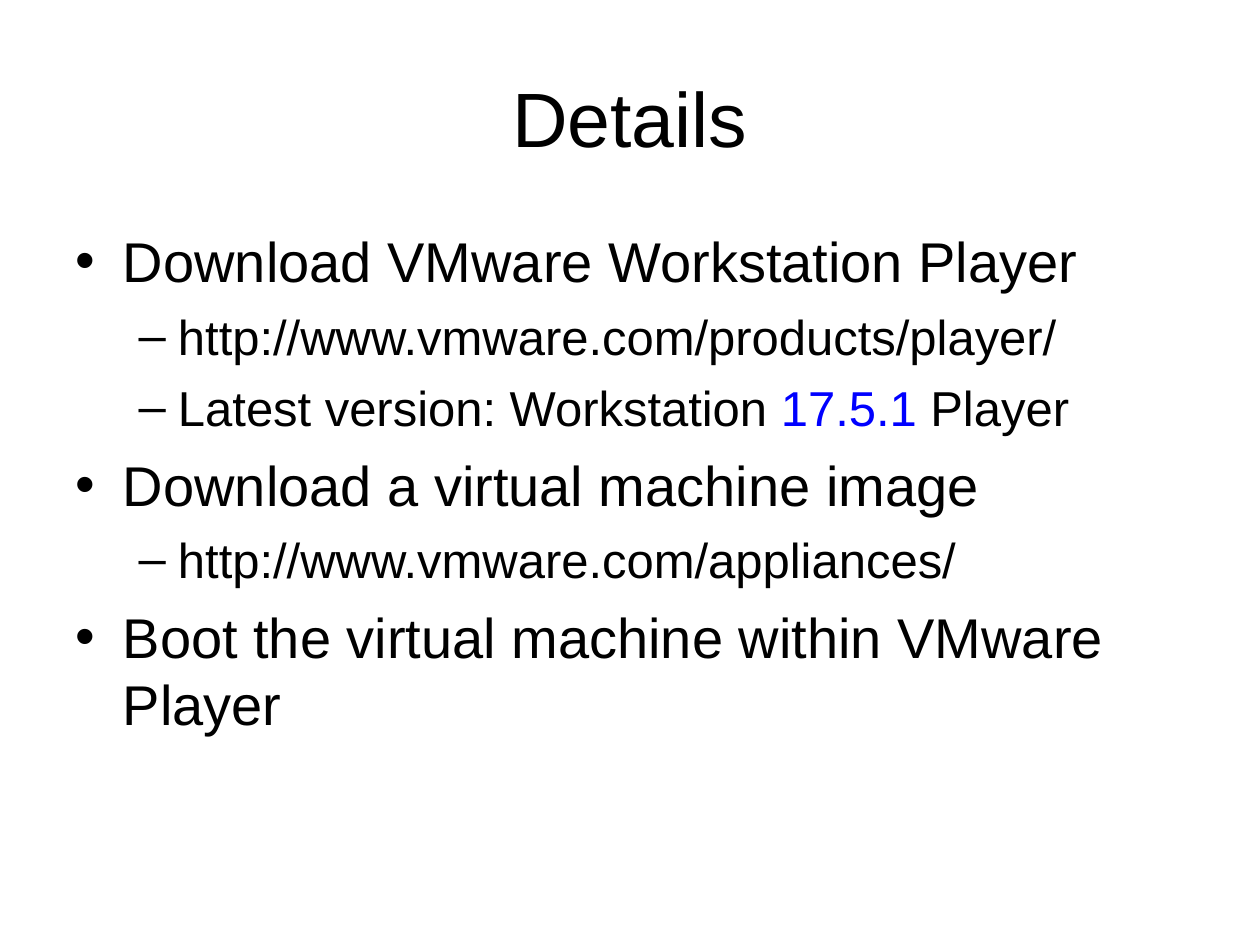
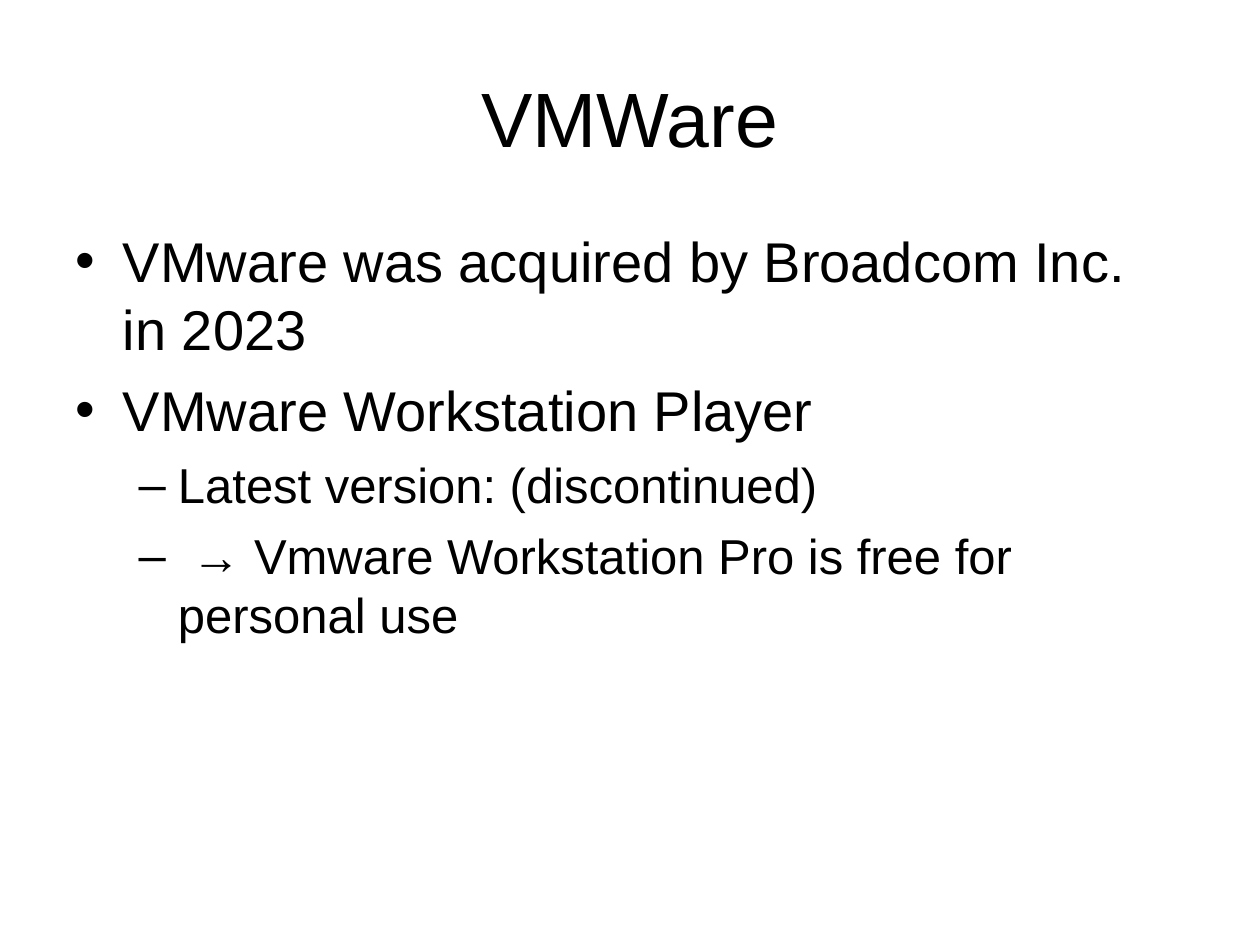
Before and after one commit to chriswjh/chriswjh.github.io, a slide deck: slide 13 of OSu/Ex01.ppt (slide 7 before the commit). Drawn at 1260x945 pixels with LibreOffice and Linux fonts; fonts in the diff are those of the drawing. Boxes give left, top, right and bottom in pixels: in the first picture for what was removed or moved away, otherwise in the second. Text is boxed around its words. In the diff, an @@ line names an element or a change of style, - is before the commit and + after.

```diff
--- a/OSu/Ex01.ppt
+++ b/OSu/Ex01.ppt
@@ title at box(482, 94, 779, 148): text changed @@
-Details
+VMWare
@@ text at box(123, 241, 1124, 643): text changed @@
-• Download VMware Workstation Player
-  – http://www.vmware.com/products/player/
-  – Latest version: Workstation 17.5.1 Player
-• Download a virtual machine image
-  – http://www.vmware.com/appliances/
-• Boot the virtual machine within VMware Player
+• VMware was acquired by Broadcom Inc. in 2023
+• VMware Workstation Player
+  – Latest version: (discontinued)
+  – → Vmware Workstation Pro is free for personal use
```
Also in this commit, not shown: 8 other slides changed, 2 slides added, 2 slides removed.
